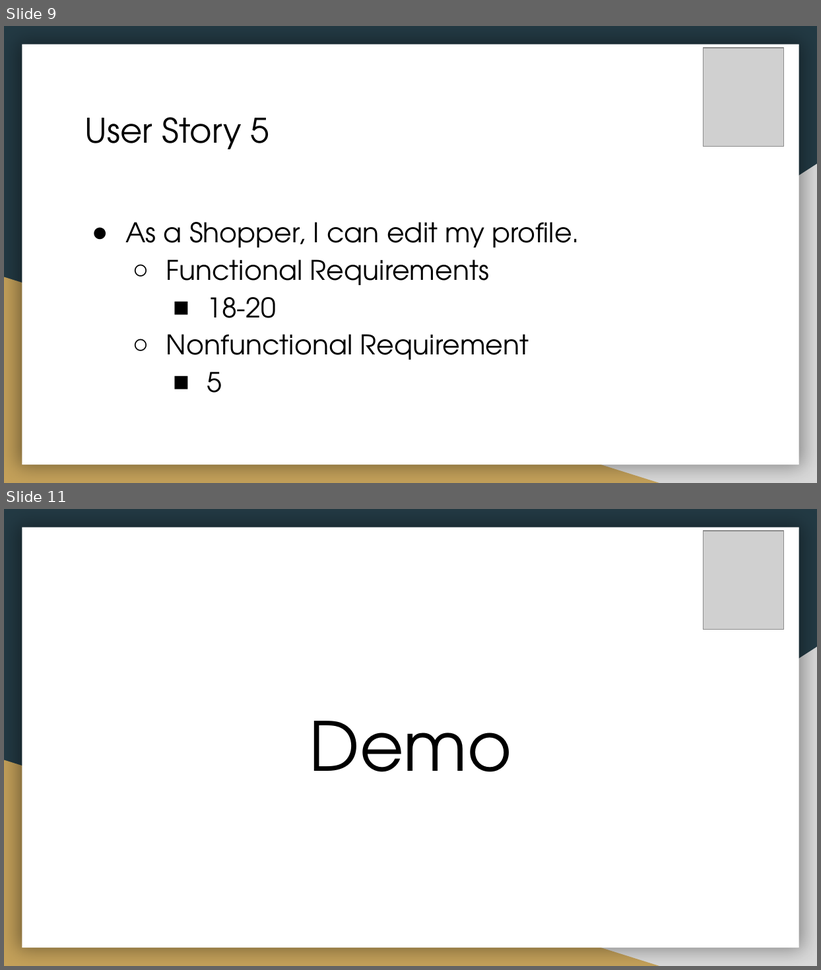
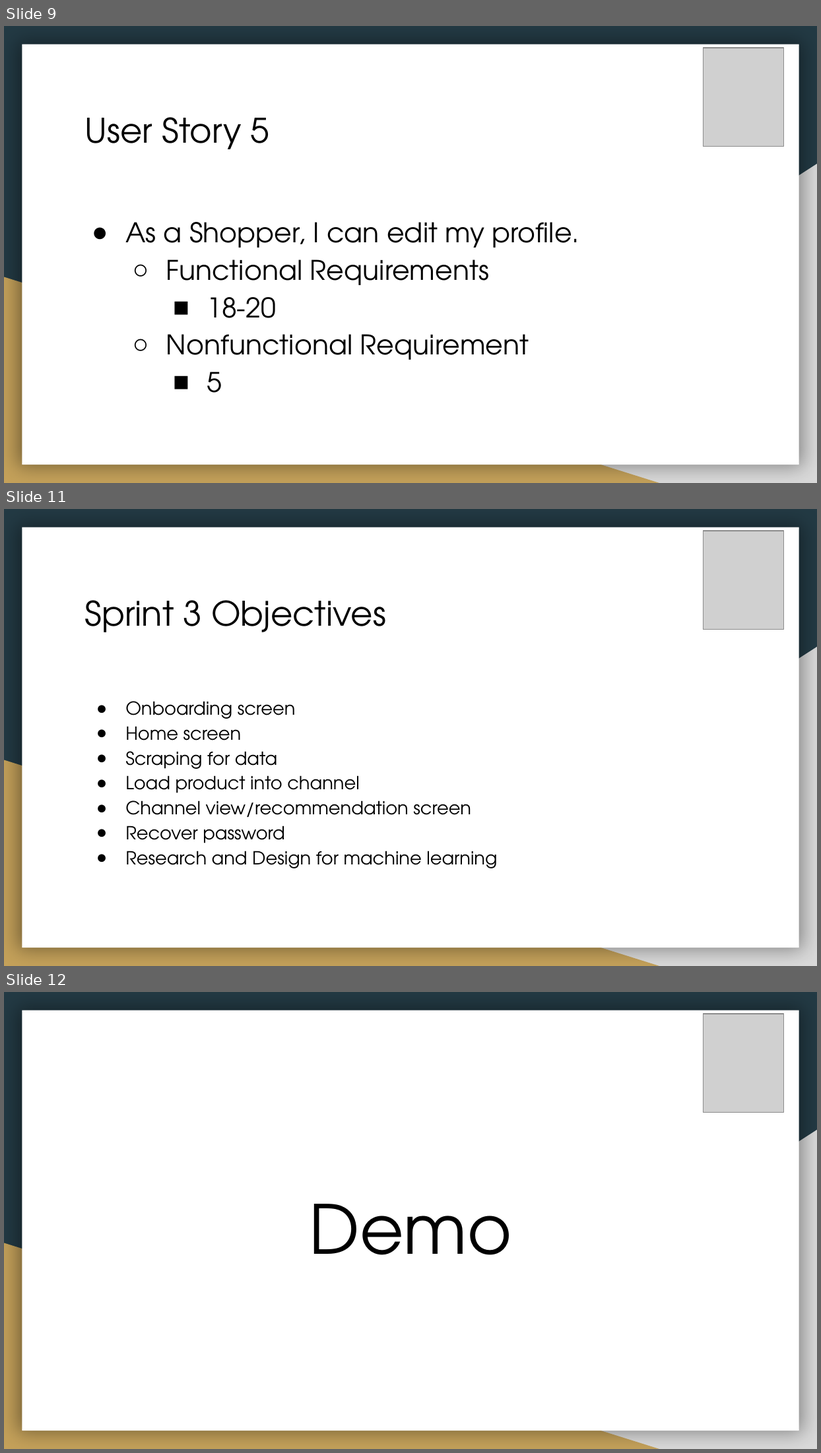
Before and after one commit to evan-bradley/brandcentral, a slide deck: Documentation/Sprint2/Sprint 2 Presentation.pptx. Shown one above the other, each under a label of ours: slides 9 and 11 before the commit, slides 9, 11 and 12 after it; the slides between them are not shown. The pictures are 821x970 and 821x1453 pixels, drawn with LibreOffice and Linux fonts; fonts in the diff are those of the drawing; grey boxes stand for pictures. Boxes give left, top, right and bottom in pixels: in the first picture for what was removed or moved away, otherwise in the second. Text is boxed around its words. In the diff, an @@ line names an element or a change of style, - is before the commit and + after.

Commit message:
Small update to presentation for sprint 2

```diff
--- a/Documentation/Sprint2/Sprint 2 Presentation.pptx
+++ b/Documentation/Sprint2/Sprint 2 Presentation.pptx
@@ slide 11 added at (4,509,817,966), background #233A44; not listed: 3 template elements that a slide beside it also shows @@
@@ picture added at (704,531,783,629) @@
@@ title added at (85,600,386,632), 30 pt, text #000000 @@
+Sprint 3 Objectives
@@ text added at (125,701,497,869), 16 pt, text #000000 @@
+● Onboarding screen
+● Home screen
+● Scraping for data
+● Load product into channel
+● Channel view/recommendation screen
+● Recover password
+● Research and Design for machine learning
@@ what was slide 11 is now slide 12 @@
```
Also in this commit, not shown: 1 slide changed, 1 other slide added, 1 slide removed.
